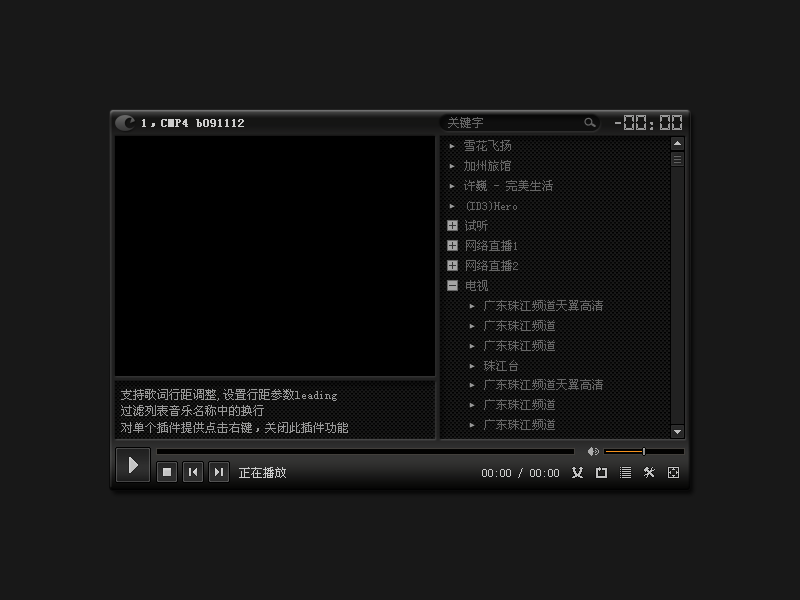
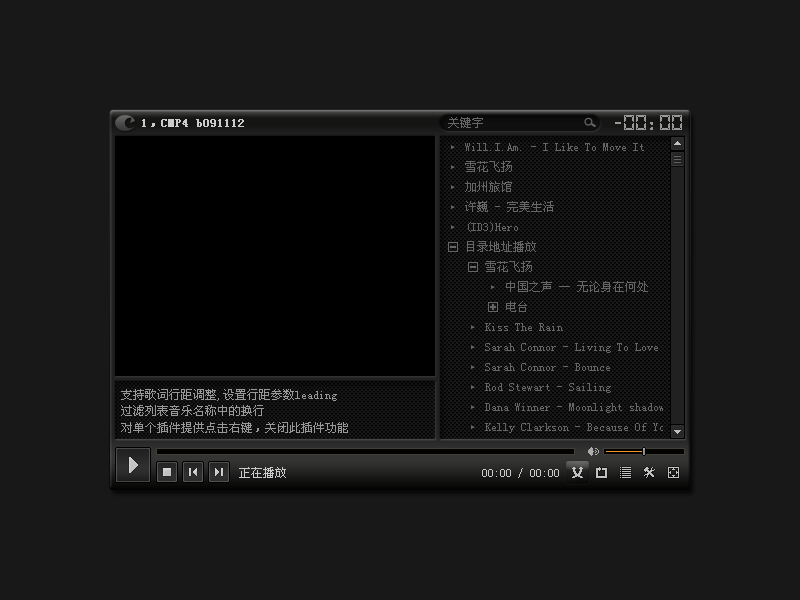
Before/after of a 800px x 600px layered artwork. What changed in the layer stack:
renamed "图层 13" to "图层 21", painted on it over [447, 140, 663, 433]
added layer "形状 7" (50%) in group "组 1 副本 4" over [566, 461, 589, 484]
